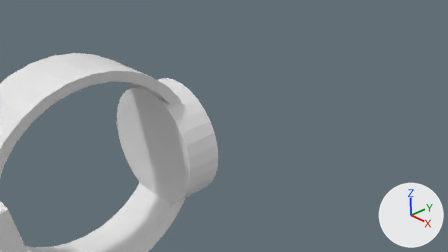
The Blender file working/subahu/Watch/Watch.blend, before and after one commit.
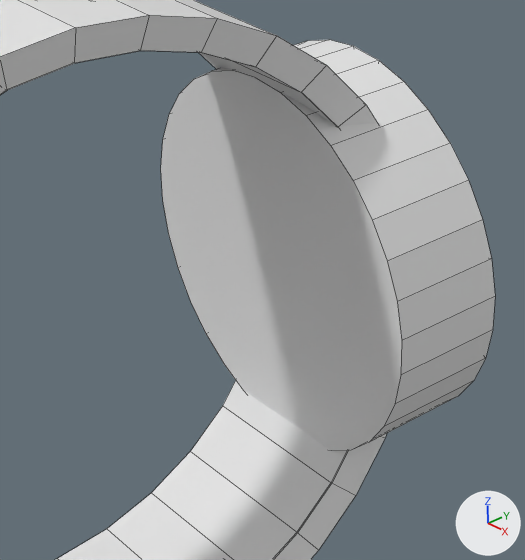
Each version appears first from the file's camera 'Camera', and next in a close-up on the part from 15% to 51% of the width and 26% to 94% of the height. Lighting does not change. The marker at lower right points along +X, +Y and +Z. The close-ups show mesh edges as thin lines.
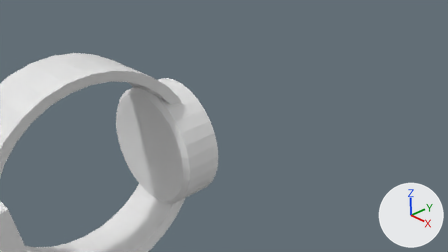
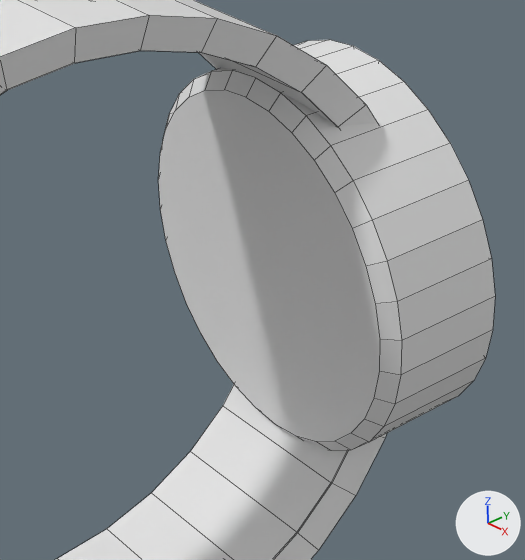
Commit message: watch detail

Where the change shows, as pixel boxes [x1, y1, x2, y2] in the close-ups (525 x 560 px):
'Cylinder', reshaped
    before: [161, 40, 495, 451]
    after: [158, 40, 495, 451]
part 1 of me_cylinder, built on
    before: [161, 70, 402, 451]
    after: [158, 70, 402, 451]

What changed in the scene script:
```text
Change me_cylinder:
    used by ob_cylinder; location = (-0.525, -0.862, 0.162); rotation_euler = (1.571, 0.0, 0.0), in degrees (90, 0, 0); scale = (1.35, 1.35, 0.39)
    remove me_cylinder.from_pydata(...)  # 128 vertices, 98 faces; spans x -1.0..1.0, y -1.0..1.0, z -1.0..1.0
    add me_cylinder.from_pydata(...)  # 160 vertices, 130 faces; spans x -1.0..1.0, y -1.0..1.0, z -1.0..1.23
    me_cylinder part 1
    1 face is deleted
    32 vertices are added at x -0.92..0.92, y -0.92..0.92, z 1.23
    33 new faces join them
```
